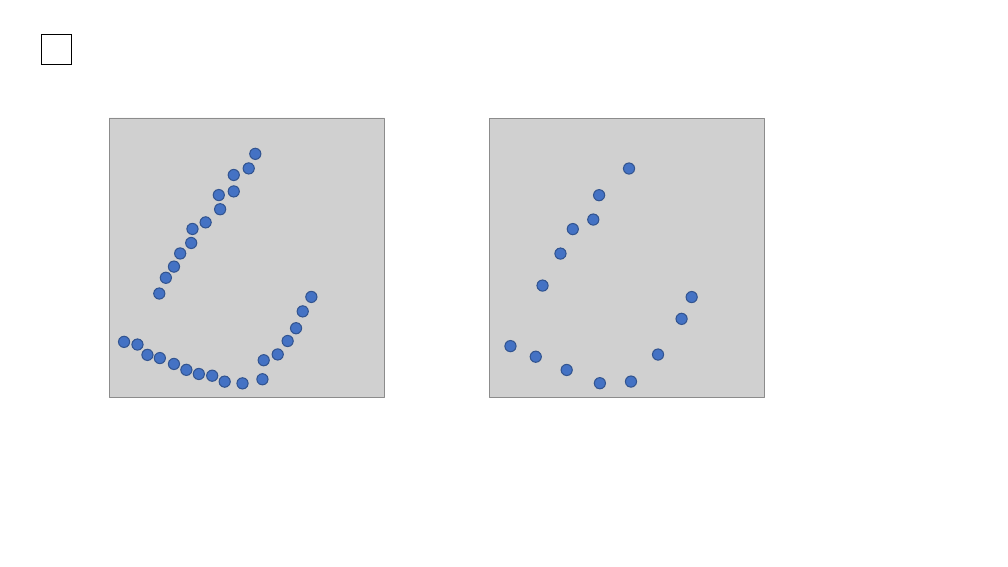
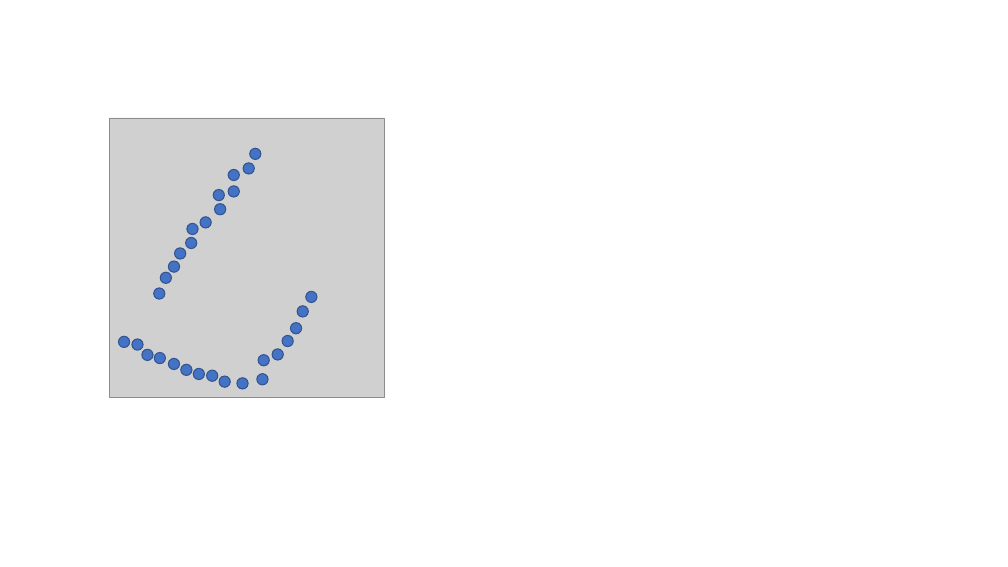
Before and after one commit to ShisatoYano/SLAMDesignUML, a slide deck: slide 14 of SLAM_Theoretical_Formulas.pptx (slide 13 before the commit). Drawn at 1008x567 pixels with LibreOffice and Linux fonts; fonts in the diff are those of the drawing; grey boxes stand for pictures. Boxes give left, top, right and bottom in pixels: in the first picture for what was removed or moved away, otherwise in the second. Text is boxed around its words. In the diff, an @@ line names an element or a change of style, - is before the commit and + after.

```diff
--- a/SLAM_Theoretical_Formulas.pptx
+++ b/SLAM_Theoretical_Formulas.pptx
@@ rectangle removed at [41,35,70,64] @@
@@ picture removed at [489,118,765,398] @@
@@ ellipse removed at [622,161,637,176] @@
@@ ellipse removed at [592,188,607,203] @@
@@ ellipse removed at [565,222,581,237] @@
@@ ellipse removed at [586,212,601,227] @@
@@ ellipse removed at [553,246,568,261] @@
@@ ellipse removed at [535,278,550,293] @@
@@ ellipse removed at [684,289,699,305] @@
@@ ellipse removed at [674,311,689,326] @@
@@ ellipse removed at [503,338,519,354] @@
@@ ellipse removed at [528,349,543,364] @@
@@ ellipse removed at [651,347,666,363] @@
@@ ellipse removed at [559,362,574,378] @@
@@ ellipse removed at [592,375,608,391] @@
@@ ellipse removed at [623,374,639,389] @@
```
Also in this commit, not shown: 1 other slide changed, 2 slides added, 3 other files.
